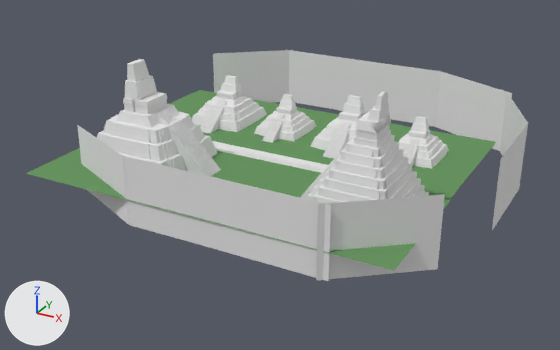
Two versions of the Blender file 2_Produccion/Juego/Modelos/templo.blend, one commit apart.
Rendered twice from a camera (50 mm lens) standing at (142.0, -240.0, 126.0) and looking at (-10.0, 36.0, -12.0). The lights are fixed; the arrows at lower left show +X, +Y and +Z.

The older version as bpy lines, for what is in view:
```python
ob_mesh1_001 = bpy.data.objects.new('mesh1.001', me_mesh1_geometry_000)
ob_mesh1_001.location = (-49.0, 57.9, 0.1)
ob_mesh1_001.rotation_euler = (0.0, 0.0, -1.571)  # degrees (0, 0, -90)
ob_mesh1_001.scale = (0.0172, 0.0172, 0.0172)
ob_plane = bpy.data.objects.new('Plane', me_plane)
ob_plane.location = (0.0, 0.0, 0.0)
ob_plane.scale = (56.0, 56.0, 56.0)
ob_plane_001 = bpy.data.objects.new('Plane.001', me_plane_001)
ob_plane_001.location = (-56.5, -25.9, 4.0)
ob_plane_001.rotation_euler = (-1.571, 3.142, -0.437)  # degrees (-90, 180, -25)
ob_plane_001.scale = (15.6, 15.6, 15.6)
ob_plane_004 = bpy.data.objects.new('Plane.004', me_plane_004)
ob_plane_004.location = (60.1, -24.4, 4.0)
ob_plane_004.rotation_euler = (-1.571, 3.142, 0.677)  # degrees (-90, 180, 39)
ob_plane_004.scale = (15.6, 15.6, 15.6)
# also in view: 'mesh1.000' at (42.0, 0.0, 23.0); 'Plane.009' at (88.0, 39.0, 8.0); 'mesh1.002' at (-47.0, 0.0, 21.0); 'Plane.006' at (-28.0, 115.0, 8.0); 'Plane.010' at (80.0, 80.0, 8.0)
```
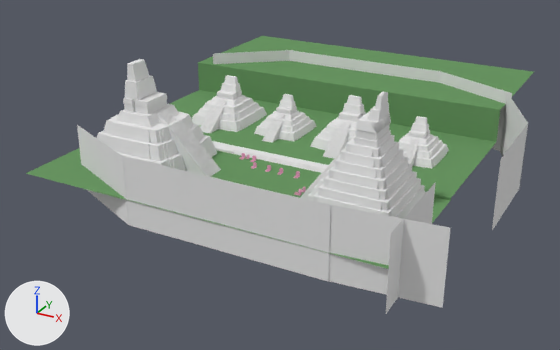
Patch to the scene script:
```diff
--- a/2_Produccion/Juego/Modelos/templo.blend.py
+++ b/2_Produccion/Juego/Modelos/templo.blend.py
@@ me_plane @@
 # used by ob_plane; location = (0.0, 0.0, 0.0); scale = (56.0, 56.0, 56.0)
-me_plane.from_pydata(...)  # 83 vertices, 54 faces; spans x -1.57..1.27, y -0.64..1.58, z 0.0..0.02
+me_plane.from_pydata(...)  # 104 vertices, 72 faces; spans x -1.57..1.27, y -0.64..2.79, z 0.0..0.29
+# me_plane part 1
+# 7 vertices are added at x -1.57..1.27, y 1.58, z 0.02
+# 7 new vertices lie (0.0, 0.0, 0.27) away from vertices in x -1.57..1.27, y 1.58, z 0.02
+# 7 new vertices lie (0.0, 1.21, 0.0) away from vertices in x -1.57..1.27, y 1.58, z 0.29
+# 18 new faces join them, mat_cesped (its picture is missing)
 me_plane.materials.append(mat_material)
@@ ob_plane_004 @@
 ob_plane_004 = bpy.data.objects.new('Plane.004', me_plane_004)
-ob_plane_004.location = (60.1, -24.4, 4.0)
-ob_plane_004.rotation_euler = (-1.571, 3.142, 0.677)  # degrees (-90, 180, 39)
+ob_plane_004.location = (64.2, -34.2, 4.0)
+ob_plane_004.rotation_euler = (-1.571, 3.142, 0.076)  # degrees (-90, 180, 4.4)
 ob_plane_004.scale = (15.6, 15.6, 15.6)
@@ ob_plane_001 @@
 ob_plane_001 = bpy.data.objects.new('Plane.001', me_plane_001)
-ob_plane_001.location = (-56.5, -25.9, 4.0)
+ob_plane_001.location = (-56.5, -26.1, 4.0)
 ob_plane_001.rotation_euler = (-1.571, 3.142, -0.437)  # degrees (-90, 180, -25)
@@ ob_plane_011 @@
+ob_plane_011 = bpy.data.objects.new('Plane.011', me_plane_001.copy())  # the mesh of ob_plane_001
+ob_plane_011.location = (72.1, -24.7, 4.0)
+ob_plane_011.rotation_euler = (-1.571, 3.142, 1.581)  # degrees (-90, 180, 91)
+ob_plane_011.scale = (15.6, 15.6, 15.6)
```

Where the change shows, as pixel boxes (x1, y1, x2, y2) in the pictures (560 x 350 px):
'Plane', reshaped (8% wider, 29% taller): before (26, 90, 496, 270); after (26, 36, 534, 269)
'Plane.004', moved, turned: before (316, 194, 445, 280); after (317, 202, 450, 308)
'Plane.001', moved: (77, 125, 129, 224) in both
'Plane.011', added: after (386, 182, 436, 313)
part 1 of me_plane, added (green): after (198, 36, 534, 142)
'Plane.007', unchanged, covered by the edit: before (358, 60, 440, 127); after (359, 60, 440, 83)
'Plane.008', unchanged, covered by the edit: before (436, 71, 512, 151); after (440, 71, 512, 151)
'Plane.006', unchanged, covered by the edit: before (289, 50, 359, 111); after (289, 50, 359, 71)
'Plane.005', unchanged, covered by the edit: before (213, 50, 294, 103); after (213, 50, 294, 64)
